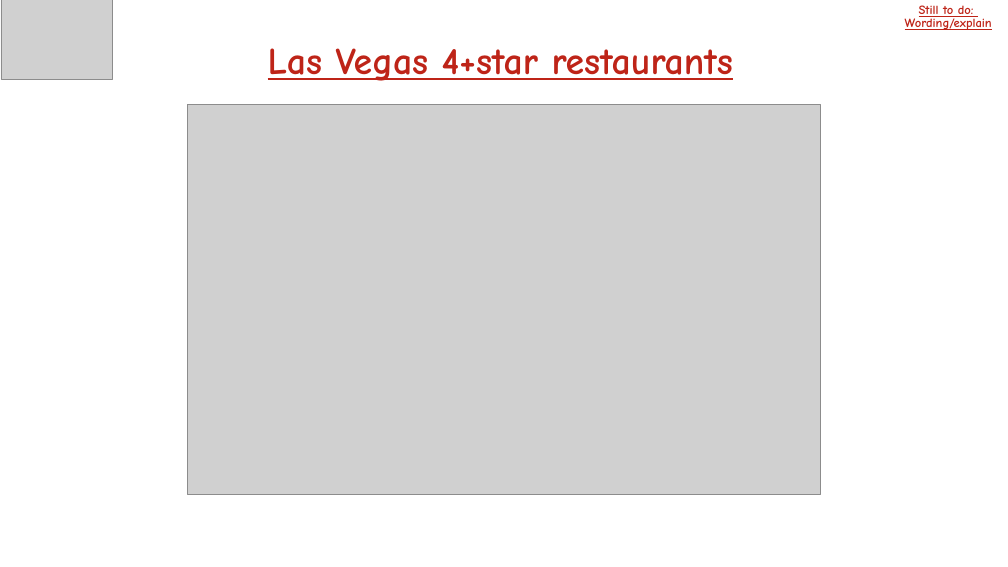
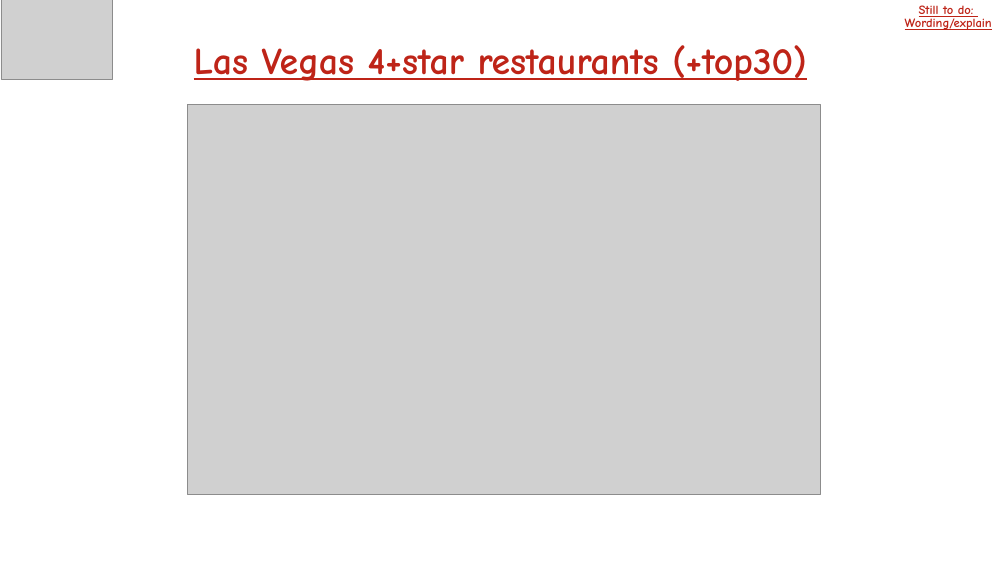
Before and after one commit to dev5680/DRTFinalProject, a slide deck: slide 12 of DRT_Thinking.pptx (slide 16 before the commit). Drawn at 1008x567 pixels with LibreOffice and Linux fonts; fonts in the diff are those of the drawing; grey boxes stand for pictures. Boxes give left, top, right and bottom in pixels: in the first picture for what was removed or moved away, otherwise in the second. Text is boxed around its words. In the diff, an @@ line names an element or a change of style, - is before the commit and + after.

```diff
--- a/DRT_Thinking.pptx
+++ b/DRT_Thinking.pptx
@@ text at (194, 45, 807, 81): text changed @@
-Las Vegas 4+star restaurants
+Las Vegas 4+star restaurants (+top30)
```
Also in this commit, not shown: 8 other slides changed, 3 slides added, 2 slides removed.
